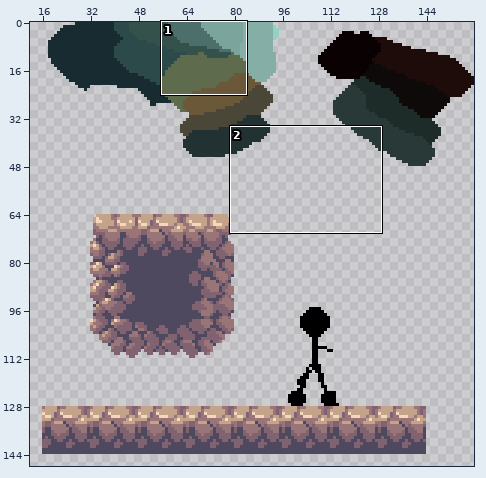
Two versions of one pixel-art file, Assets/Textures/forest_tiles.aseprite. The first picture is a wide view before the edit; the outline marks the close-up.
Close-up. Before the edit:
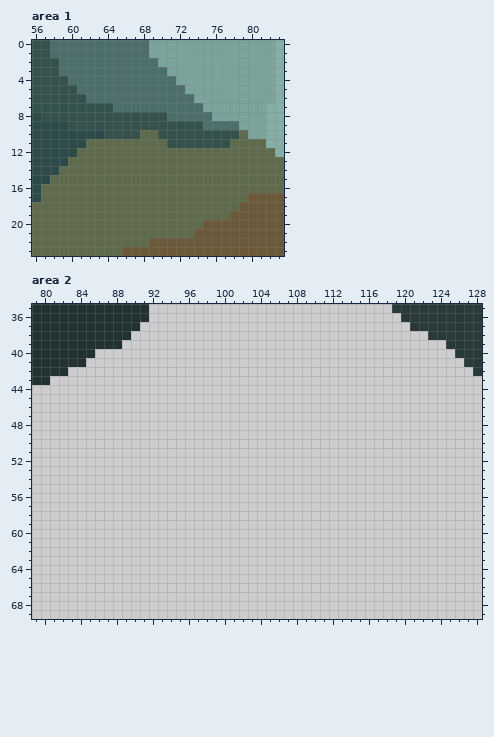
160x160 pixels, 1 frame. Shown: area 1: x 56..83, y 0..23; area 2: x 79..128, y 35..69. The wide view leaves out empty margins.
New version:
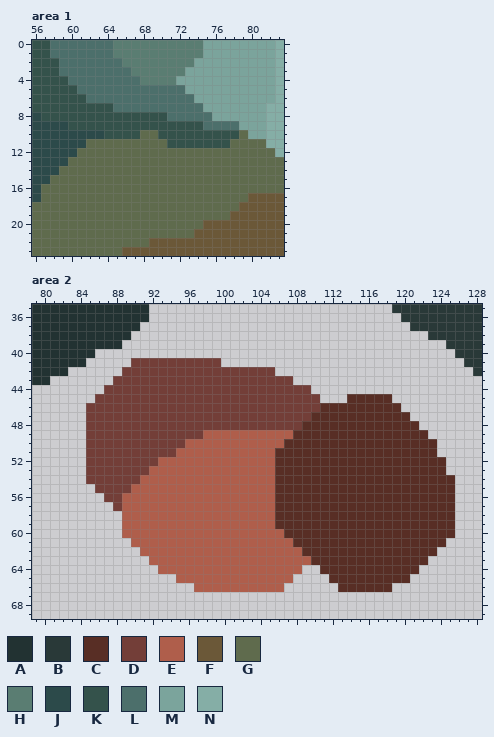
Palette (. is transparent): A #223232  B #293938  C #582e25  D #733e38  E #af5e4b  F #6b5838  G #5f6b4d  H #5a7d72  J #2c4a4a  K #34524b  L #4c6f6b  M #7ba49c  N #85aea6
Commit message: more forest updates, added tileset framework
Changes in this commit:
--- area 1
@@ x 63..76 @@
- 0 LLLLLLMMMMMMMM
- 1 LLLLLLMMMMMMMM
- 2 LLLLLLLMMMMMMM
- 3 LLLLLLLLMMMMMM
- 4 LLLLLLLLLMMMMM
+ 0 LLHHHHHHHHHHMM
+ 1 LLHHHHHHHHHHMM
+ 2 LLLHHHHHHHHMMM
+ 3 LLLLHHHHHHMMMM
+ 4 LLLLLHHHHMMMMM
  5 LLLLLLLLLLMMMM
--- area 2
@@ x 79..128 @@
 40 AAAAAAA........................................BBB
-41 AAAAAA..........................................BB
-42 AAAA.............................................B
-43 AA................................................
-44 ..................................................
-45 ..................................................
-46 ..................................................
-47 ..................................................
-48 ..................................................
-49 ..................................................
-50 ..................................................
-51 ..................................................
-52 ..................................................
-53 ..................................................
-54 ..................................................
-55 ..................................................
-56 ..................................................
-57 ..................................................
-58 ..................................................
-59 ..................................................
-60 ..................................................
-61 ..................................................
-62 ..................................................
-63 ..................................................
-64 ..................................................
-65 ..................................................
-66 ..................................................
+41 AAAAAA.....DDDDDDDDDD...........................BB
+42 AAAA......DDDDDDDDDDDDDDDDD......................B
+43 AA.......DDDDDDDDDDDDDDDDDDDD.....................
+44 ........DDDDDDDDDDDDDDDDDDDDDDD...................
+45 .......DDDDDDDDDDDDDDDDDDDDDDDDD...CCCCC..........
+46 ......DDDDDDDDDDDDDDDDDDDDDDDDDDCCCCCCCCC.........
+47 ......DDDDDDDDDDDDDDDDDDDDDDDDDCCCCCCCCCCC........
+48 ......DDDDDDDDDDDDDDDDDDDDDDDDCCCCCCCCCCCCC.......
+49 ......DDDDDDDDDDDDDEEEEEEEEEECCCCCCCCCCCCCCC......
+50 ......DDDDDDDDDDDEEEEEEEEEEECCCCCCCCCCCCCCCCC.....
+51 ......DDDDDDDDDDEEEEEEEEEEECCCCCCCCCCCCCCCCCC.....
+52 ......DDDDDDDDEEEEEEEEEEEEECCCCCCCCCCCCCCCCCCC....
+53 ......DDDDDDDEEEEEEEEEEEEEECCCCCCCCCCCCCCCCCCC....
+54 ......DDDDDDEEEEEEEEEEEEEEECCCCCCCCCCCCCCCCCCCC...
+55 .......DDDDEEEEEEEEEEEEEEEECCCCCCCCCCCCCCCCCCCC...
+56 ........DDEEEEEEEEEEEEEEEEECCCCCCCCCCCCCCCCCCCC...
+57 .........DEEEEEEEEEEEEEEEEECCCCCCCCCCCCCCCCCCCC...
+58 ..........EEEEEEEEEEEEEEEEECCCCCCCCCCCCCCCCCCCC...
+59 ..........EEEEEEEEEEEEEEEEECCCCCCCCCCCCCCCCCCCC...
+60 ..........EEEEEEEEEEEEEEEEEECCCCCCCCCCCCCCCCCCC...
+61 ...........EEEEEEEEEEEEEEEEEECCCCCCCCCCCCCCCCC....
+62 ............EEEEEEEEEEEEEEEEEECCCCCCCCCCCCCCC.....
+63 .............EEEEEEEEEEEEEEEEEECCCCCCCCCCCCC......
+64 ..............EEEEEEEEEEEEEEEE..CCCCCCCCCCC.......
+65 ................EEEEEEEEEEEEE....CCCCCCCCC........
+66 ..................EEEEEEEEEE......CCCCCC..........
 67 ..................................................
